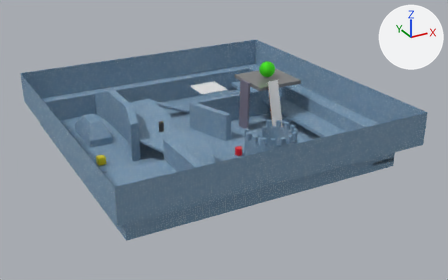
Two versions of the glTF model Snap World 2.glb, one commit apart.
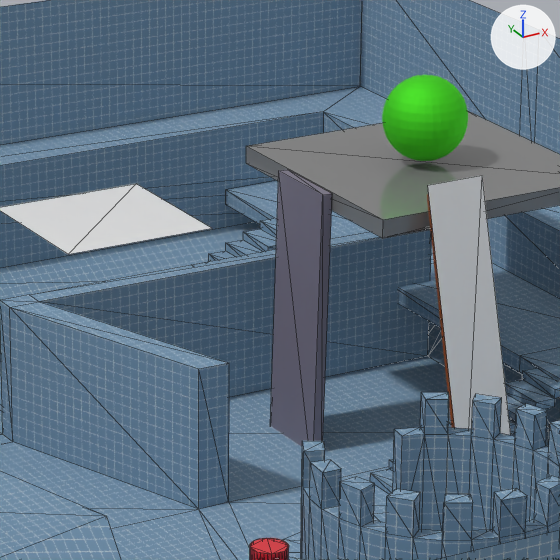
Each version is shown whole from a 50 mm lens placed at (-28.8, -63.2, 29.2), pointed at (3.3, -4.8, 0.0), then close up on the part from 42% to 65% of the width and 17% to 54% of the height. Lighting does not change. The marker at upper right points along +X, +Y and +Z. The close-ups show mesh edges as thin lines. Where no turn or scale is listed for an object, it has been applied to the vertices.

Names of what the first close-up shows: 'Cube.003', 'Cube.004', 'Cube.005', 'Plane', 'interactive_Sphere', 'interactive_cylinder', 'ladder', 'thing'.
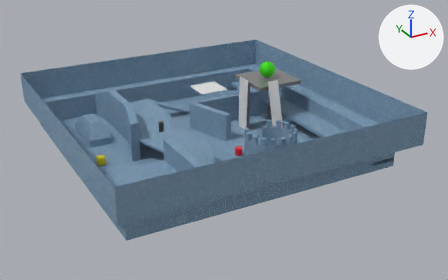
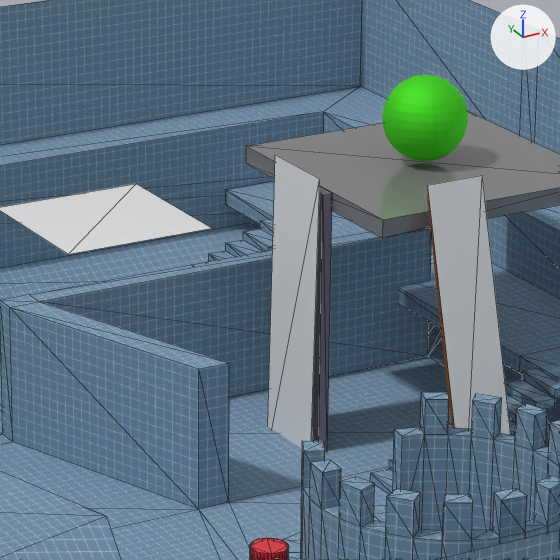
Changed parts and their boxes [x1, y1, x2, y2] in the close-ups (560 x 560 px):
'Cube.005', moved, turned
    before: [270, 170, 332, 446]
    after: [311, 187, 332, 451]
'ladder.001', added
    after: [268, 155, 320, 449]

The change, as a diff of the scene's bpy script:
```diff
--- a/Snap World 2.glb.py
+++ b/Snap World 2.glb.py
@@ me_plane_002 @@
+me_plane_002.from_pydata([(-0.07, 1.01, -3.76), (-0.07, -1.01, -3.76), (0.07, 1.01, 3.76), (0.07, -1.01, 3.76)], [], [(0, 1, 3), (0, 3, 2)])
@@ ob_cube_005 @@
 ob_cube_005 = bpy.data.objects.new('Cube.005', me_cube_005)
-ob_cube_005.location = (9.36, 0.77, 1.15)
-ob_cube_005.rotation_euler = (0.0, 0.0237, 0.0)  # degrees (0, 1.4, 0)
+ob_cube_005.location = (9.43, 0.77, 1.15)
@@ ob_ladder_001 @@
+ob_ladder_001 = bpy.data.objects.new('ladder.001', me_plane_002)
+ob_ladder_001.location = (9.15, 0.78, 1.25)
```
